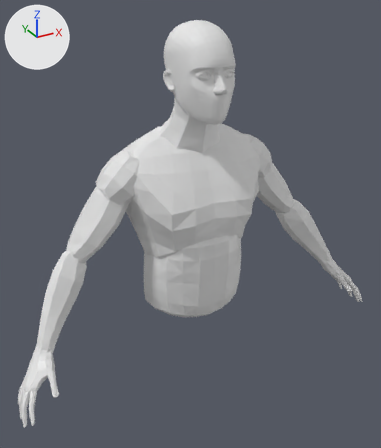
Before and after pictures for a commit that changed the Blender file assets/chess/opponent/ManLP-articulated.blend.
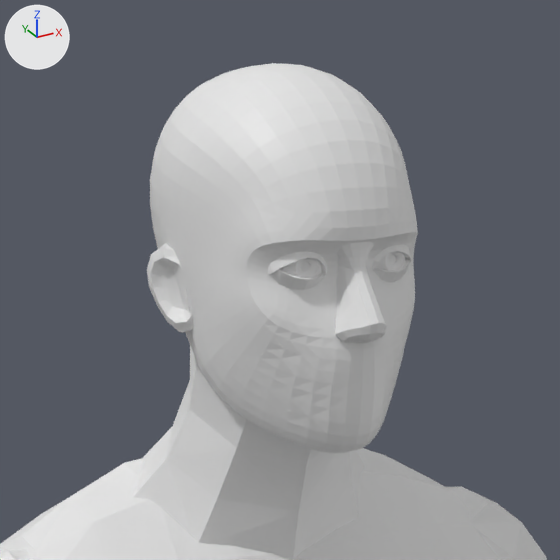
Old and new are each drawn whole from a 50 mm camera at (-0.661, -1.186, 0.955) aimed at (-0.026, -0.031, 0.377) and again close up on the part from 32% to 72% of the width and 1% to 34% of the height. The lights are fixed; the arrows at upper left show +X, +Y and +Z. The first two pictures are the older version.

Objects in the first close-up: 'GEO-chest_male_primitive_realistic.001', 'GEO-ear_male_primitive_realistic.R.001', 'GEO-eyelid_lower_male_primitive_realistic.R.001', 'GEO-head_male_primitive_realistic.001', 'GEO-neck_male_primitive_realistic.001', 'GEO-nose_bridge_male_primitive_realistic.001', 'GEO-nose_male_primitive_realistic.001', 'GEO-shoulder_male_primitive_realistic.L.001' and 6 more.
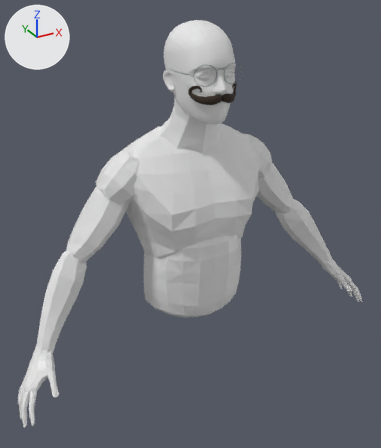
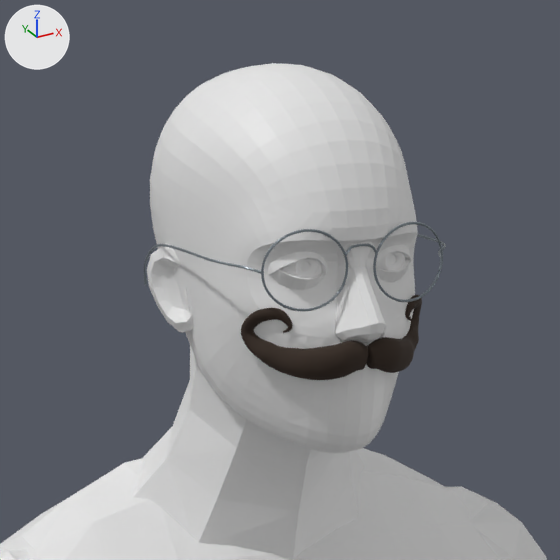
Changed parts and their boxes (x1, y1, x2, y2) in the close-ups (560 x 560 px):
'mustache', added
    after: (241, 295, 422, 380)
'GEO-wire_rim_glasses', added
    after: (144, 222, 446, 312)

The change, as a list of edits to the scene's bpy script:
```text
Add mat_mustache_dark_brown_hair:
    mat_mustache_dark_brown_hair = principled_material('Mustache dark brown hair')
    mat_mustache_dark_brown_hair.base_color = (0.035, 0.02, 0.012)  # brown #35271d
    mat_mustache_dark_brown_hair.roughness = 0.9
Add mat_wire_rim_brushed_silver:
    mat_wire_rim_brushed_silver = principled_material('Wire rim brushed silver')
    mat_wire_rim_brushed_silver.base_color = (0.23, 0.27, 0.3)  # grey #848e95
    mat_wire_rim_brushed_silver.metallic = 0.65
    mat_wire_rim_brushed_silver.roughness = 0.32
Add me_handlebarmustachemesh_001:
    me_handlebarmustachemesh_001.from_pydata(...)  # 1320 vertices, 1300 faces; spans x -0.066..0.066, y -0.1409..-0.0898, z 0.715..0.7584
    me_handlebarmustachemesh_001.polygons.foreach_set('use_smooth', [True] * 1300)
    me_handlebarmustachemesh_001.materials.append(mat_mustache_dark_brown_hair)  # brown #35271d
Add me_wirerimglassesmesh_001:
    me_wirerimglassesmesh_001.from_pydata(...)  # 1768 vertices, 1750 faces; spans x -0.086..0.086, y -0.127..0.013, z 0.757..0.806
    me_wirerimglassesmesh_001.polygons.foreach_set('use_smooth', [True] * 1750)
    me_wirerimglassesmesh_001.materials.append(mat_wire_rim_brushed_silver)  # grey #848e95
Add ob_mustache:
    ob_mustache = bpy.data.objects.new('mustache', me_handlebarmustachemesh_001)
    ob_mustache.location = (0.0, 0.0, 0.0)
Add ob_geo_wire_rim_glasses:
    ob_geo_wire_rim_glasses = bpy.data.objects.new('GEO-wire_rim_glasses', me_wirerimglassesmesh_001)
    ob_geo_wire_rim_glasses.location = (0.0, 0.0, 0.0)
```
